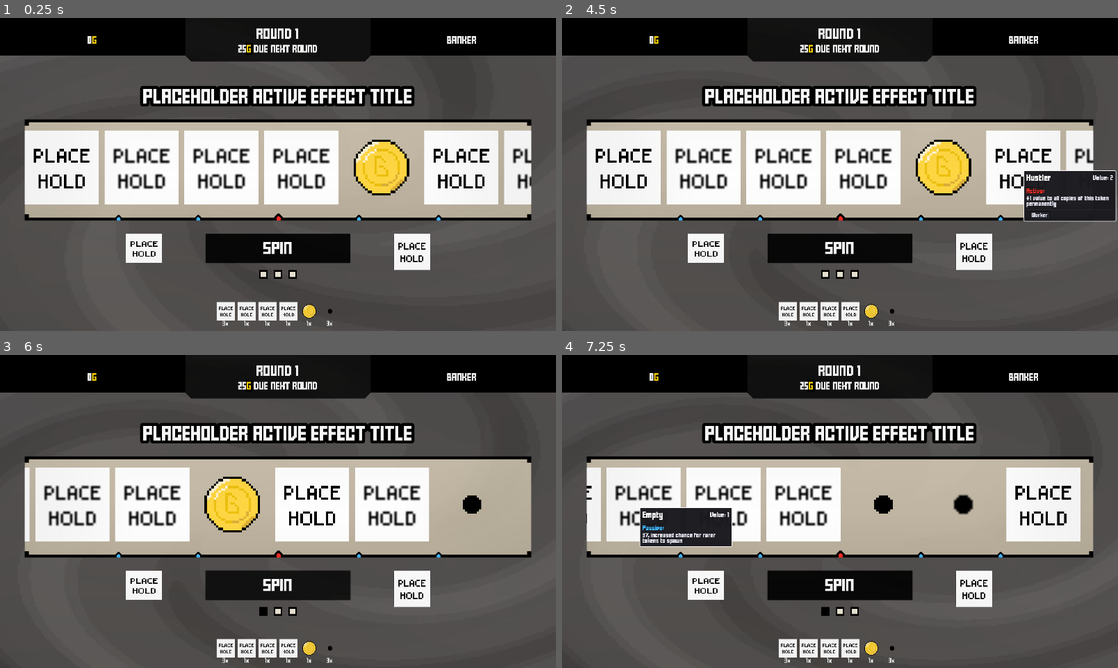
Above: before the commit, frames 1-4 (two rows, left to right).
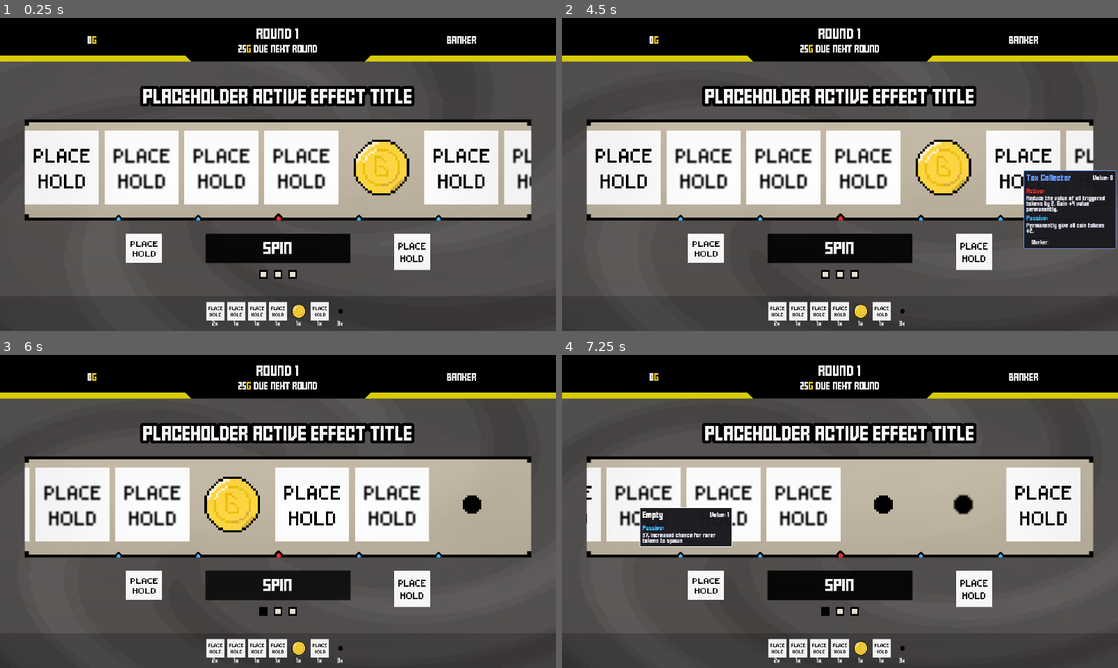
Above: after the commit, the same moments.

Repository: ZhelinWang/one-last-spin
Game: Godot game, scene res://main_ui.tscn
Same seed, same stepped clock (60 frames per second), same inputs: the game is played once before the commit and once after it.
Inputs (mouse positions are in pixels of both pictures, inside the frame that each line leads up to):
- Up to frame 1 (0.25 s): no input
- Up to frame 2 (4.5 s): click (623, 168) at 0.5 s; click (701, 168) at 1.27 s; click (784, 168) at 2.02 s; click (862, 168) at 2.77 s; click (945, 168) at 3.52 s; click (1023, 168) at 4.27 s
- Up to frame 3 (6 s): click (539, 505) at 5.02 s; click "Spin" at 5.75 s
- Up to frame 4 (7.25 s): click (634, 505) at 6.52 s

The runs differ from the first frame. In frame 1, 2.3% of the frame differs, in the area x 0-100%, y 12-99%; in frame 2, 4.4%; in frame 3, 2.3%; in frame 4, 2.3%.

Commit message:
ui tweaks

Diff:
--- /dev/null
+++ b/abilties/taxCollectorActiveAbility.gd
@@ -0,0 +1,119 @@
+extends TokenAbility
+class_name TaxCollectorActiveAbility
+
+@export var steal_amount: int = 2
+@export var self_permanent_gain: int = 4
+@export var coin_permanent_bonus: int = 2
+@export var require_positive_targets: bool = true
+
+func _source_id() -> String:
+	var sid: String = id if typeof(id) == TYPE_STRING else ""
+	sid = sid.strip_edges()
+	if sid == "":
+		sid = "TaxCollectorActive"
+	return "ability:%s" % sid
+
+func _collect_target_entries(contribs: Array, self_c: Dictionary, max_deduct: int) -> Dictionary:
+	var entries: Array[Dictionary] = []
+	var total: int = 0
+	if max_deduct <= 0:
+		return {"entries": entries, "total": total}
+	for raw in contribs:
+		if not (raw is Dictionary):
+			continue
+		var c: Dictionary = raw
+		if c == self_c:
+			continue
+		var kind: String = String(c.get("kind", "")).to_lower()
+		if kind != "active" and kind != "passive":
+			continue
+		if require_positive_targets and _contrib_value(c) <= 0:
+			continue
+		var off: int = int(c.get("offset", 0))
+		var value: int = max(0, _contrib_value(c))
+		if value <= 0:
+			continue
+		var deduct: int = min(max_deduct, value)
+		if deduct <= 0:
+			continue
+		entries.append({"offset": off, "deduct": deduct})
+		total += deduct
+	return {"entries": entries, "total": total}
+
+func _build_steal_steps(src: String, entries: Array[Dictionary]) -> Array[Dictionary]:
+	var steps: Array[Dictionary] = []
+	for entry in entries:
+		var off: int = int(entry.get("offset", 0))
+		var deduct: int = int(entry.get("deduct", 0))
+		if deduct <= 0:
+			continue
+		steps.append({
+			"kind": "add",
+			"amount": -deduct,
+			"factor": 1.0,
+			"desc": "Tax Collector steals %d" % deduct,
+			"source": src,
+			"target_kind": "offset",
+			"target_offset": off
+		})
+	return steps
+
+func _build_gain_step(src: String, amount: int) -> Dictionary:
+	return {
+		"kind": "add",
+		"amount": amount,
+		"factor": 1.0,
+		"desc": "Tax Collector gains %d" % amount,
+		"source": src,
+		"target_kind": "self",
+		"target_offset": 0
+	}
+
+func build_final_steps(ctx: Dictionary, contribs: Array, source_token: Resource) -> Array:
+	if trigger != Trigger.ACTIVE_DURING_SPIN:
+		return []
+	var self_c: Dictionary = _find_self_contrib(contribs, source_token)
+	if self_c.is_empty():
+		return []
+	var max_deduct: int = max(0, steal_amount)
+	if max_deduct <= 0:
+		return []
+	var src: String = _source_id()
+	var info: Dictionary = _collect_target_entries(contribs, self_c, max_deduct)
+	var entries_var = info.get("entries", [])
+	var entries: Array[Dictionary] = []
+	if entries_var is Array:
+		for item in entries_var:
+			if item is Dictionary:
+				entries.append(item)
+	var steps: Array[Dictionary] = _build_steal_steps(src, entries)
+	return steps
+
+func build_commands(ctx: Dictionary, contribs: Array, source_token: Resource) -> Array:
+	if trigger != Trigger.ACTIVE_DURING_SPIN:
+		return []
+	var self_c: Dictionary = _find_self_contrib(contribs, source_token)
+	if self_c.is_empty():
+		return []
+	var commands: Array[Dictionary] = []
+	var self_gain: int = max(0, self_permanent_gain)
+	if self_gain > 0:
+		commands.append({
+			"op": "permanent_add",
+			"target_kind": "self",
+			"target_offset": 0,
+			"amount": self_gain,
+			"destroy_if_zero": false,
+			"propagate_same_key": true
+		})
+	var coin_gain: int = max(0, coin_permanent_bonus)
+	if coin_gain > 0:
+		commands.append({
+			"op": "permanent_add",
+			"target_kind": "tag",
+			"target_tag": "coin",
+			"amount": coin_gain,
+			"destroy_if_zero": false,
+			"propagate_same_key": true
+		})
+	return commands
--- a/blob.gdshader
+++ b/blob.gdshader
@@ -2,11 +2,11 @@
 render_mode unshaded, blend_mix;
 
 // Overall opacity of the dark blobs
-uniform float base_alpha = 0.55;      // 0..1
+uniform float base_alpha = 0.50;      // 0..1
 // Pixel scale of the pattern (bigger => chunkier)
-uniform float tile_px = 36.0;         // pixels per cell
+uniform float tile_px = 200.0;         // pixels per cell
 // Animation speed in pixels per second
-uniform float flow_speed_px = 8.0;
+uniform float flow_speed_px = 50.0;
 // Threshold and edge for blob coverage
 uniform float threshold = 0.45;       // 0..1
 uniform float edge_feather = 0.0;     // in 0..1 (set 0 for hard pixel edges)
--- a/characters/banker.tres
+++ b/characters/banker.tres
@@ -7,9 +7,10 @@
 [ext_resource type="Resource" uid="uid://d31vhj0ewy3kf" path="res://tokens/investor.tres" id="6_lha1g"]
 [ext_resource type="Resource" uid="uid://c8geidaiuuhff" path="res://tokens/executive.tres" id="6_sqxdb"]
 [ext_resource type="Resource" uid="uid://c504xih8se6f5" path="res://tokens/coin.tres" id="7_sqxdb"]
+[ext_resource type="Resource" path="res://tokens/taxCollector.tres" id="8_lha1g"]
 [ext_resource type="Resource" uid="uid://bj8jtgxsh2pe2" path="res://tokens/empty.tres" id="8_sqxdb"]
 
 [resource]
 script = ExtResource("1_royit")
-startingTokens = Array[ExtResource("2_wuq5s")]([ExtResource("3_sqxdb"), ExtResource("4_sqxdb"), ExtResource("6_sqxdb"), ExtResource("6_lha1g"), ExtResource("7_sqxdb"), ExtResource("3_sqxdb"), ExtResource("3_sqxdb"), ExtResource("8_sqxdb"), ExtResource("8_sqxdb"), ExtResource("8_sqxdb")])
+startingTokens = Array[ExtResource("2_wuq5s")]([ExtResource("3_sqxdb"), ExtResource("4_sqxdb"), ExtResource("6_sqxdb"), ExtResource("6_lha1g"), ExtResource("7_sqxdb"), ExtResource("8_lha1g"), ExtResource("3_sqxdb"), ExtResource("8_sqxdb"), ExtResource("8_sqxdb"), ExtResource("8_sqxdb")])
 metadata/_custom_type_script = "uid://ltn4148sc7sb"
--- a/main_ui.tscn
+++ b/main_ui.tscn
@@ -78,6 +78,9 @@
 shader_parameter/threshold = 0.45
 shader_parameter/edge_feather = 0.0
 
+[sub_resource type="StyleBoxFlat" id="StyleBoxFlat_mgxdc"]
+bg_color = Color(0.888826, 0.8396304, 0, 1)
+
 [sub_resource type="StyleBoxFlat" id="StyleBoxFlat_vxg6n"]
 bg_color = Color(0, 0, 0, 1)
 corner_detail = 1
@@ -85,7 +88,7 @@
 [sub_resource type="ShaderMaterial" id="ShaderMaterial_yubjs"]
 
 [sub_resource type="StyleBoxFlat" id="StyleBoxFlat_n1q3t"]
-bg_color = Color(0, 0, 0, 0.784314)
+bg_color = Color(0, 0, 0, 1)
 border_color = Color(0, 0, 0, 1)
 corner_radius_bottom_right = 20
 corner_radius_bottom_left = 20
@@ -161,6 +164,12 @@
 border_width_right = 6
 border_width_bottom = 6
 border_color = Color(0, 0, 0, 1)
+
+[sub_resource type="ShaderMaterial" id="ShaderMaterial_v3yyu"]
+
+[sub_resource type="StyleBoxFlat" id="StyleBoxFlat_i3676"]
+bg_color = Color(0, 0, 0, 0.19607843)
+corner_detail = 1
 
 [sub_resource type="StyleBoxFlat" id="StyleBoxFlat_llbac"]
 bg_color = Color(1, 0.883333, 0, 0.588235)
@@ -269,18 +278,26 @@
 theme_override_constants/margin_right = 0
 theme_override_constants/margin_bottom = 5
 
-[node name="topUIContainer" type="HBoxContainer" parent="mainContainer/topUIMarginContainer"]
-layout_mode = 2
+[node name="Panel2" type="Panel" parent="mainContainer/topUIMarginContainer"]
+custom_minimum_size = Vector2(0, 150)
+layout_mode = 2
+size_flags_horizontal = 3
+theme_override_styles/panel = SubResource("StyleBoxFlat_mgxdc")
+
+[node name="topUIContainer" type="HBoxContainer" parent="mainContainer/topUIMarginContainer/Panel2"]
+layout_mode = 0
+offset_right = 1920.0
+offset_bottom = 150.0
 theme_override_constants/separation = 0
 
-[node name="Panel" type="Panel" parent="mainContainer/topUIMarginContainer/topUIContainer"]
+[node name="Panel" type="Panel" parent="mainContainer/topUIMarginContainer/Panel2/topUIContainer"]
 custom_minimum_size = Vector2(0, 130)
 layout_mode = 2
 size_flags_horizontal = 3
 size_flags_vertical = 0
 theme_override_styles/panel = SubResource("StyleBoxFlat_vxg6n")
 
-[node name="valueLabel" type="RichTextLabel" parent="mainContainer/topUIMarginContainer/topUIContainer/Panel"]
+[node name="valueLabel" type="RichTextLabel" parent="mainContainer/topUIMarginContainer/Panel2/topUIContainer/Panel"]
 unique_name_in_owner = true
 layout_mode = 1
 anchors_preset = 15
@@ -296,7 +313,7 @@
 horizontal_alignment = 1
 vertical_alignment = 1
 
-[node name="deadlineDisplay" type="Panel" parent="mainContainer/topUIMarginContainer/topUIContainer"]
+[node name="deadlineDisplay" type="Panel" parent="mainContainer/topUIMarginContainer/Panel2/topUIContainer"]
 material = SubResource("ShaderMaterial_yubjs")
 custom_minimum_size = Vector2(600, 150)
 layout_mode = 2
@@ -304,7 +321,7 @@
 size_flags_vertical = 0
 theme_override_styles/panel = SubResource("StyleBoxFlat_n1q3t")
 
-[node name="roundLabel" type="RichTextLabel" parent="mainContainer/topUIMarginContainer/topUIContainer/deadlineDisplay"]
+[node name="roundLabel" type="RichTextLabel" parent="mainContainer/topUIMarginContainer/Panel2/topUIContainer/deadlineDisplay"]
 unique_name_in_owner = true
 layout_mode = 1
 anchors_preset = 15
@@ -323,7 +340,7 @@
 horizontal_alignment = 1
 vertical_alignment = 1
 
-[node name="deadlineLabel" type="RichTextLabel" parent="mainContainer/topUIMarginContainer/topUIContainer/deadlineDisplay"]
+[node name="deadlineLabel" type="RichTextLabel" parent="mainContainer/topUIMarginContainer/Panel2/topUIContainer/deadlineDisplay"]
 unique_name_in_owner = true
 layout_mode = 1
 anchors_preset = 15
@@ -339,14 +356,14 @@
 horizontal_alignment = 1
 vertical_alignment = 1
 
-[node name="characterDisplay" type="Panel" parent="mainContainer/topUIMarginContainer/topUIContainer"]
+[node name="characterDisplay" type="Panel" parent="mainContainer/topUIMarginContainer/Panel2/topUIContainer"]
 custom_minimum_size = Vector2(0, 130)
 layout_mode = 2
 size_flags_horizontal = 3
 size_flags_vertical = 0
 theme_override_styles/panel = SubResource("StyleBoxFlat_1v8me")
 
-[node name="classLabel" type="RichTextLabel" parent="mainContainer/topUIMarginContainer/topUIContainer/characterDisplay"]
+[node name="classLabel" type="RichTextLabel" parent="mainContainer/topUIMarginContainer/Panel2/topUIContainer/characterDisplay"]
 unique_name_in_owner = true
 layout_mode = 1
 anchors_preset = 15
@@ -666,9 +683,43 @@
 layout_mode = 2
 size_flags_vertical = 3
 mouse_filter = 2
-theme_override_constants/margin_top = 80
+theme_override_constants/margin_top = 20
+
+[node name="Panel" type="Panel" parent="mainContainer/bottomUIMarginContainer"]
+material = SubResource("ShaderMaterial_v3yyu")
+custom_minimum_size = Vector2(1920, 120)
+layout_mode = 2
+theme_override_styles/panel = SubResource("StyleBoxFlat_i3676")
+
+[node name="MarginContainer" type="MarginContainer" parent="mainContainer/bottomUIMarginContainer/Panel"]
+layout_mode = 1
+anchors_preset = 15
+anchor_right = 1.0
+anchor_bottom = 1.0
+grow_horizontal = 2
+grow_vertical = 2
+theme_override_constants/margin_top = 30
+theme_override_constants/margin_bottom = 10
+
+[node name="inventoryScroll" type="ScrollContainer" parent="mainContainer/bottomUIMarginContainer/Panel/MarginContainer"]
+custom_minimum_size = Vector2(1920, 100)
+layout_mode = 2
+size_flags_horizontal = 4
+size_flags_vertical = 0
+mouse_filter = 2
+horizontal_scroll_mode = 2
+vertical_scroll_mode = 0
+
+[node name="inventoryStrip" type="HBoxContainer" parent="mainContainer/bottomUIMarginContainer/Panel/MarginContainer/inventoryScroll"]
+unique_name_in_owner = true
+layout_mode = 2
+size_flags_horizontal = 4
+size_flags_vertical = 0
+theme_override_constants/separation = 8
+script = ExtResource("99_inv")
 
 [node name="bottomRow" type="HBoxContainer" parent="mainContainer/bottomUIMarginContainer"]
+visible = false
 layout_mode = 2
 size_flags_horizontal = 4
 theme_override_constants/separation = 16
@@ -692,23 +743,6 @@
 mouse_filter = 2
 horizontal_alignment = 1
 vertical_alignment = 1
-
-[node name="inventoryScroll" type="ScrollContainer" parent="mainContainer/bottomUIMarginContainer/bottomRow"]
-custom_minimum_size = Vector2(1920, 100)
-layout_mode = 2
-size_flags_horizontal = 4
-size_flags_vertical = 0
-mouse_filter = 2
-horizontal_scroll_mode = 2
-vertical_scroll_mode = 0
-
-[node name="inventoryStrip" type="HBoxContainer" parent="mainContainer/bottomUIMarginContainer/bottomRow/inventoryScroll"]
-unique_name_in_owner = true
-layout_mode = 2
-size_flags_horizontal = 4
-size_flags_vertical = 0
-theme_override_constants/separation = 8
-script = ExtResource("99_inv")
 
 [node name="topUI" type="MarginContainer" parent="."]
 visible = false
--- /dev/null
+++ b/tokens/taxCollector.tres
@@ -0,0 +1,34 @@
+[gd_resource type="Resource" script_class="TokenLootData" load_steps=8 format=3 uid="uid://dll3cdxejshnh"]
+
+[ext_resource type="Script" uid="uid://2lqsh3g3xqag" path="res://tokens/tokenData.gd" id="1_token"]
+[ext_resource type="Script" uid="uid://cc88rmbau7nxl" path="res://abilties/tokenAbilities.gd" id="2_abilities"]
+[ext_resource type="Script" uid="uid://dhr77k4c5cd3v" path="res://abilties/taxCollectorActiveAbility.gd" id="3_active"]
+[ext_resource type="Script" uid="uid://bp4m1a725lajo" path="res://abilties/genericPermanentAdjustAbility.gd" id="4_passive"]
+[ext_resource type="Texture2D" uid="uid://dcrsbubbw58pl" path="res://placehold.jpg" id="5_icon"]
+
+[sub_resource type="Resource" id="TaxCollectorActive"]
+script = ExtResource("3_active")
+id = "tax_collector_active"
+winner_only = true
+
+[sub_resource type="Resource" id="TaxCollectorPassive"]
+script = ExtResource("4_passive")
+amount = 2
+destroy_if_zero = false
+propagate_same_key = true
+id = "tax_collector_passive"
+target_kind = 3
+target_tag = "coin"
+winner_only = true
+
+[resource]
+script = ExtResource("1_token")
+name = "Tax Collector"
+rarity = "rare"
+icon = ExtResource("5_icon")
+value = 8
+tags = PackedStringArray("Worker")
+abilities = Array[ExtResource("2_abilities")]([SubResource("TaxCollectorActive"), SubResource("TaxCollectorPassive")])
+activeDescription = "Reduce the value of all triggered tokens by 2. Gain +4 value permanently."
+passiveDescription = "Permanently give all coin tokens +2."
+metadata/_custom_type_script = "uid://2lqsh3g3xqag"
Not shown, added: abilties/taxCollectorActiveAbility.gd.uid
Not shown: 1 places in characters/banker.tres that only renumber resources
Not shown: 1 places in main_ui.tscn that only renumber resources
